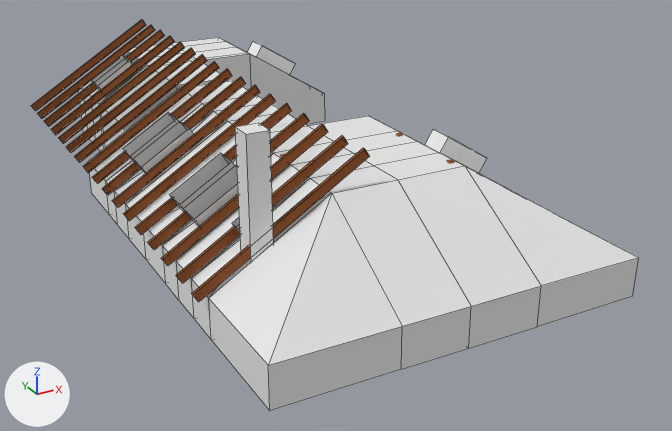
Two versions of the Blender file roof/roof2.blend, one commit apart.
Rendered twice from a 50 mm camera at (-8.44, -24.03, 8.32) aimed at (1.86, -5.31, -1.04). Every picture has the same lights, and +X, +Y and +Z are marked at lower left. Mesh edges are drawn as thin lines on the coarser meshes.

The scene before the commit, as lines of its bpy script (objects in view):
```python
me_cube = bpy.data.meshes.new('Cube')
me_cube.from_pydata(...)  # 223 vertices, 208 faces, 2 loose edges; spans x -4.5..6.7, y -12.0..4.3, z -1.0..2.5
me_cube.materials.append(mat_wall)  # white #e7e7e7
me_plane = bpy.data.meshes.new('Plane')
me_plane.from_pydata(...)  # a box spanning x -2.15..2.15, y -0.04..0.04, z -0.1..0.1
me_plane.materials.append(mat_wood)  # brown #925632
me_plane_002 = bpy.data.meshes.new('Plane.002')
me_plane_002.from_pydata(...)  # a box spanning x -0.24..0.24, y -0.24..0.24, z -2.06..2.06
me_plane_002.materials.append(mat_wall)  # white #e7e7e7
ob_kemeny = bpy.data.objects.new('kemeny', me_plane_002)
ob_kemeny.location = (-1.99, -9.15, 0.91)
ob_room = bpy.data.objects.new('room', me_cube)
ob_room.location = (0.0, 0.0, 0.0)
ob_timber = bpy.data.objects.new('timber', me_plane)
ob_timber.location = (-1.53, 4.26, 1.06)
ob_timber.rotation_euler = (0.0, -0.549, 0.0)  # degrees (0, -31, 0)
_m = ob_timber.modifiers.new('Array', 'ARRAY')
_m.count = 17
_m.use_constant_offset = True
_m.constant_offset_displace = (0.0, -0.85, 0.0)
_m.use_relative_offset = False
_m.relative_offset_displace = (1.0, -2.9, 0.0)
```
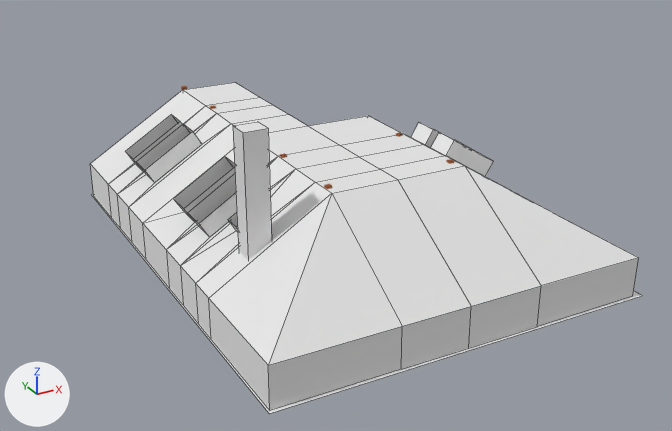
Changed parts and their boxes (x1, y1, x2, y2) in the pictures (672 x 431 px):
'room', reshaped, moved
    before: (79, 37, 638, 411)
    after: (90, 83, 638, 410)
'timber', hidden
    before: (31, 20, 370, 302)
'kemeny', moved
    before: (235, 123, 273, 262)
    after: (233, 122, 271, 260)
'floor', added
    after: (92, 194, 642, 414)
part 1 of me_cube, rebuilt
    before: (79, 37, 325, 151)
    after: (90, 83, 638, 410)

The change, as a diff of the scene's bpy script:
```diff
--- a/roof/roof2.blend.py
+++ b/roof/roof2.blend.py
@@ mat_floor @@
+mat_floor = diffuse_material('floor')
+mat_floor.base_color = (0.8, 0.8, 0.8)  # white #e7e7e7
+mat_floor.roughness = 0.8
@@ me_cube @@
 # used by ob_room; location = (0.0, 0.0, 0.0)
-me_cube.from_pydata(...)  # 223 vertices, 208 faces, 2 loose edges; spans x -4.5..6.7, y -12.0..4.3, z -1.0..2.5
+me_cube.from_pydata(...)  # 151 vertices, 141 faces, 2 loose edges; spans x -4.8..6.4, y -5.7..5.5, z -1.3..2.2
+# me_cube part 1: the loose piece of 88 vertices spanning x -2.0..5.2, y -0.7..4.3, z -1.0..1.7 is rebuilt with 148 vertices and now spans x -3.4..4.9, y -5.7..5.1, z -1.3..1.2
 me_cube.materials.append(mat_wall)
@@ me_plane_005 @@
+me_plane_005.from_pydata([(-4.27, -5.49, 0.0), (4.27, -5.49, 0.0), (-4.27, 5.49, 0.0), (4.27, 5.49, 0.0)], [], [(0, 1, 3, 2)])
+me_plane_005.materials.append(mat_floor)  # its picture is missing
@@ ob_kemeny @@
 ob_kemeny = bpy.data.objects.new('kemeny', me_plane_002)
-ob_kemeny.location = (-1.99, -9.15, 0.91)
+ob_kemeny.location = (-1.99, -9.07, 0.91)
@@ ob_timber @@
 ob_timber = bpy.data.objects.new('timber', me_plane)
-ob_timber.location = (-1.53, 4.26, 1.06)
+ob_timber.location = (-1.53, 4.0, 1.06)
 ob_timber.rotation_euler = (0.0, -0.549, 0.0)  # degrees (0, -31, 0)
@@ ob_timber @@
 _m = ob_timber.modifiers.new('Array', 'ARRAY')
 _m.relative_offset_displace = (1.0, -2.9, 0.0)
+ob_timber.hide_set(True)  # its collection is switched off
@@ ob_room @@
 ob_room = bpy.data.objects.new('room', me_cube)
-ob_room.location = (0.0, 0.0, 0.0)
+ob_room.location = (0.32, -6.32, 0.27)
@@ ob_floor @@
+ob_floor = bpy.data.objects.new('floor', me_plane_005)
+ob_floor.location = (1.11, -6.63, -0.99)
```
